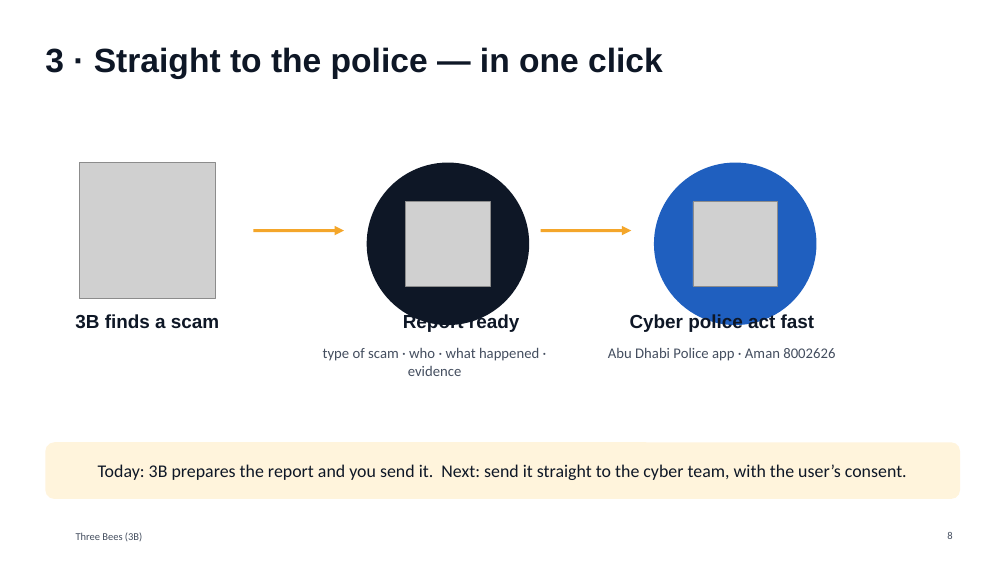
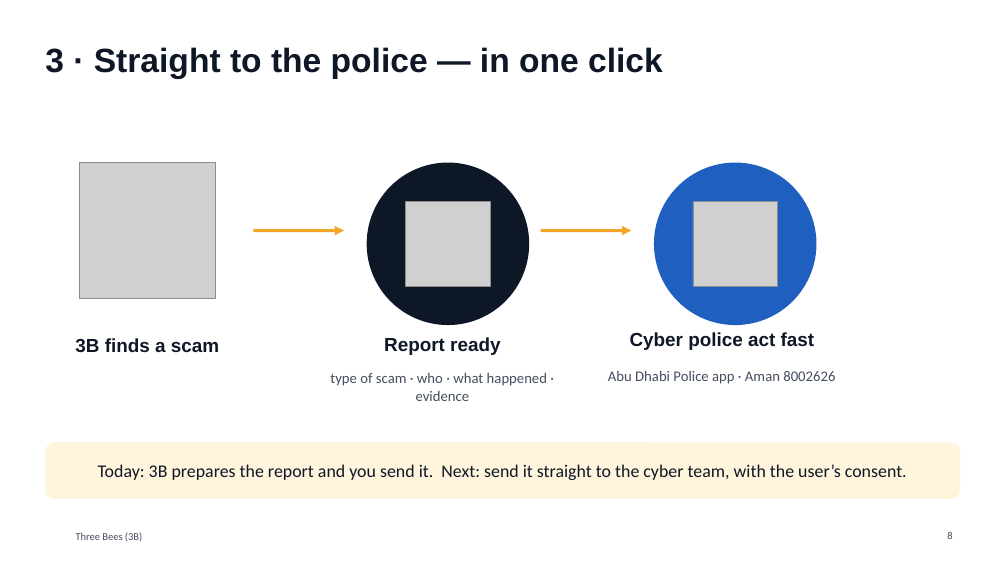
Before and after one commit to Mezx-1/three-bees, a slide deck: slide 8 of docs/presentation/ThreeBees_3B.pptx. Drawn at 1008x567 pixels with LibreOffice and Linux fonts; fonts in the diff are those of the drawing; grey boxes stand for pictures; background and template pictures are left out. Boxes give left, top, right and bottom in pixels: in the first picture for what was removed or moved away, otherwise in the second. Text is boxed around its words. In the diff, an @@ line names an element or a change of style, - is before the commit and + after.

```diff
--- a/docs/presentation/ThreeBees_3B.pptx
+++ b/docs/presentation/ThreeBees_3B.pptx
@@ text "Cyber police act fast": place and size @@
-text "Cyber police act fast" at [630,314,815,333]
+text "Cyber police act fast" at [630,332,815,350]
@@ text "3B finds a scam": place and size @@
-text "3B finds a scam" at [75,314,219,329]
+text "3B finds a scam" at [75,338,219,353]
@@ text "Report ready": place and size @@
-text "Report ready" at [403,314,519,333]
+text "Report ready" at [384,337,500,355]
@@ text "type of scam · who ...": place and size @@
-text "type of scam · who ..." at [323,347,539,376]
+text "type of scam · who ..." at [330,372,547,401]
@@ text "Abu Dhabi Police app · ...": place and size @@
-text "Abu Dhabi Police app · ..." at [608,348,835,361]
+text "Abu Dhabi Police app · ..." at [608,371,835,384]
```
Also in this commit, not shown: 1 slide removed.
